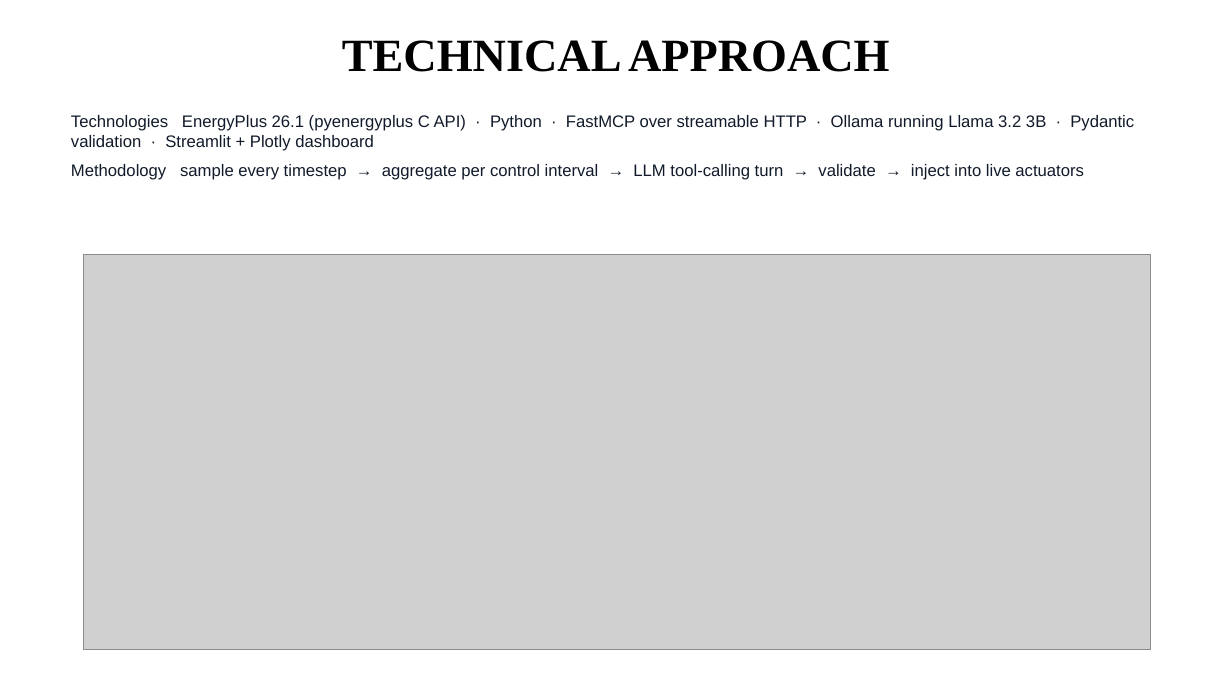
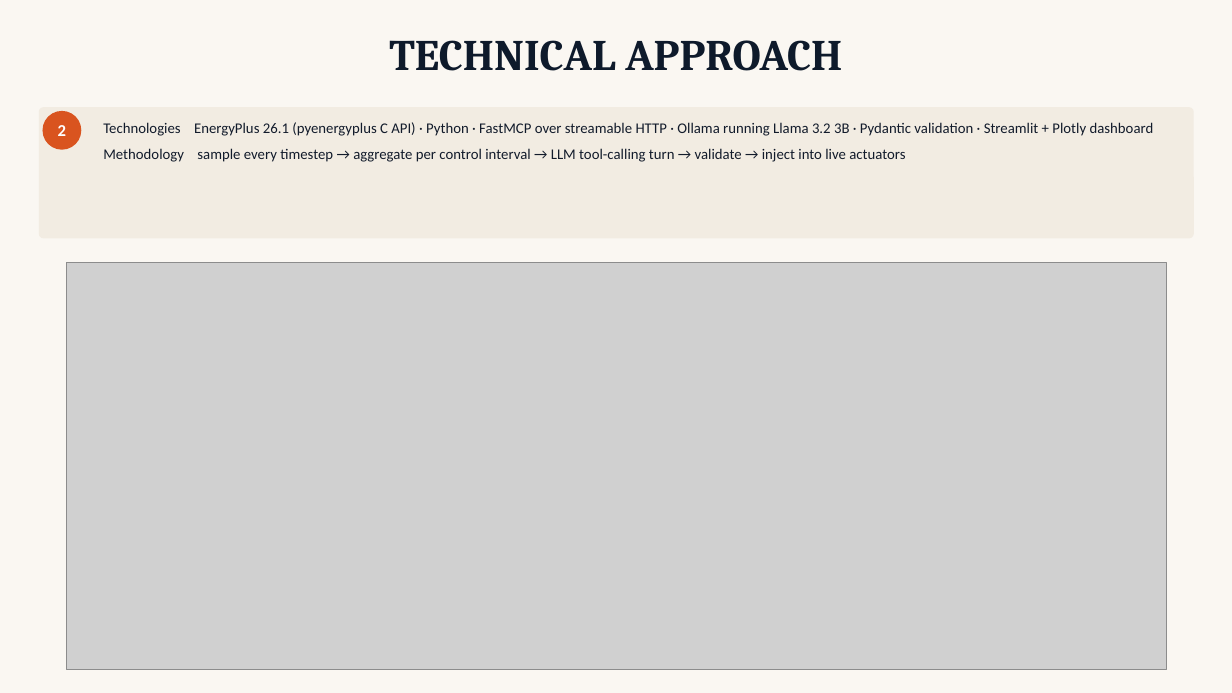
Before and after one commit to ayushYadav1107/Eco_loop_building_agents, a slide deck: slide 3 of deck/Eco-Loop_Building_Agents_Idea.pptx. Drawn at 1232x693 pixels with LibreOffice and Linux fonts; fonts in the diff are those of the drawing; grey boxes stand for pictures. Boxes give left, top, right and bottom in pixels: in the first picture for what was removed or moved away, otherwise in the second. Text is boxed around its words. In the diff, an @@ line names an element or a change of style, - is before the commit and + after.

```diff
--- a/deck/Eco-Loop_Building_Agents_Idea.pptx
+++ b/deck/Eco-Loop_Building_Agents_Idea.pptx
@@ background #FFFFFF to #FAF7F2 @@
@@ title "TECHNICAL APPROACH" at [389, 40, 842, 71]: size 36 to 34 pt, font Times New Roman to Cambria, text colour #000000 to #0E1A2B @@
@@ rounded rectangle added at [39, 107, 1194, 238], fill #F2ECE2 @@
@@ ellipse added at [43, 111, 81, 150], fill #D9541F, 13 pt, text #FFFFFF, bold @@
+2
@@ text "Technologies EnergyPlus 26.1 (pyenergyplus C ...": place and size @@
-text "Technologies EnergyPlus 26.1 (pyenergyplus C ..." at [71, 115, 1134, 180]
+text "Technologies EnergyPlus 26.1 (pyenergyplus C ..." at [103, 122, 1154, 162]
@@ text "Technologies EnergyPlus 26.1 (pyenergyplus C ..." at [103, 122, 1154, 162]: size 13 to 11.5 pt, font Arial to Calibri; less space between paragraphs @@
@@ picture: place and size @@
-picture at [83, 254, 1151, 650]
+picture at [67, 262, 1166, 670]
@@ text added at [547, 669, 716, 670], 10 pt, text #4A5768 @@
+@SIH Idea submission- Template
@@ page number added at [1153, 669, 1161, 671], 12 pt, text #FFFFFF, bold @@
+3
```
Also in this commit, not shown: 5 other slides changed, 7 other files.
